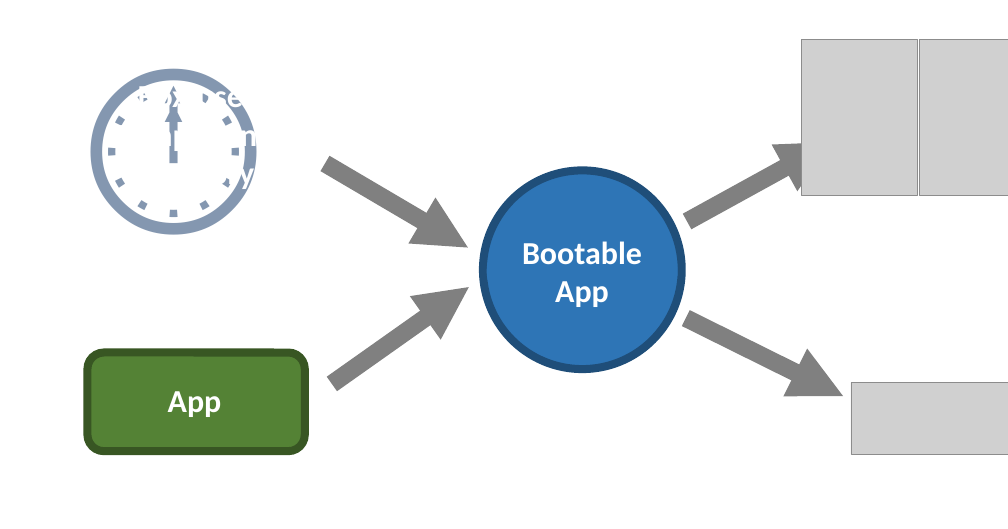
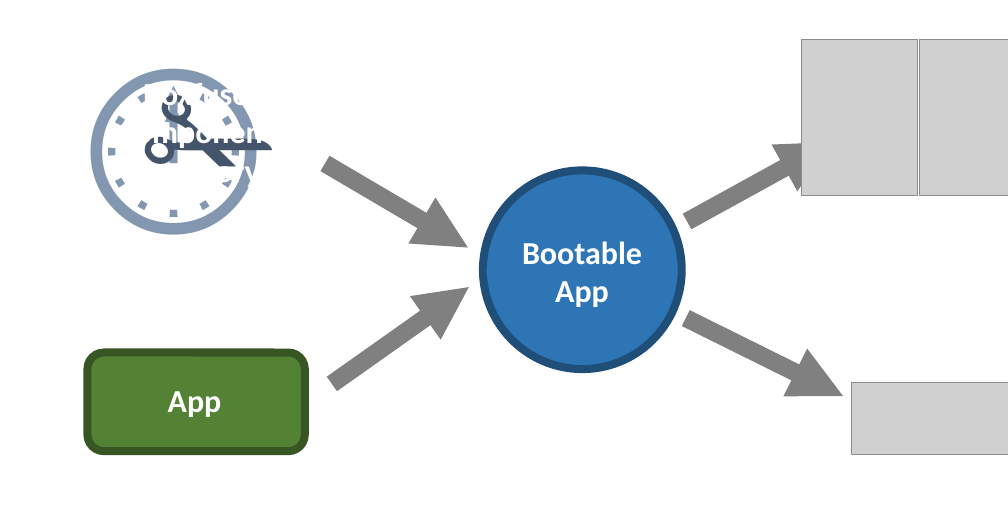
Before and after one commit to flyway/boxfuse.com, a slide deck: slide 6 of _sources/GettingStarted.pptx. Drawn at 1008x529 pixels with LibreOffice and Linux fonts; fonts in the diff are those of the drawing; grey boxes stand for pictures. Boxes give left, top, right and bottom in pixels: in the first picture for what was removed or moved away, otherwise in the second. Text is boxed around its words. In the diff, an @@ line names an element or a change of style, - is before the commit and + after.

```diff
--- a/_sources/GettingStarted.pptx
+++ b/_sources/GettingStarted.pptx
@@ text added at [137,33,254,235], 181 pt, text #44546A @@
+✁
@@ text "Boxfuse Component Inventory": place and size @@
-text "Boxfuse Component Inventory" at [112,80,268,192]
+text "Boxfuse Component Inventory" at [118,78,274,190]
```
Also in this commit, not shown: 1 slide added, 14 other files.
